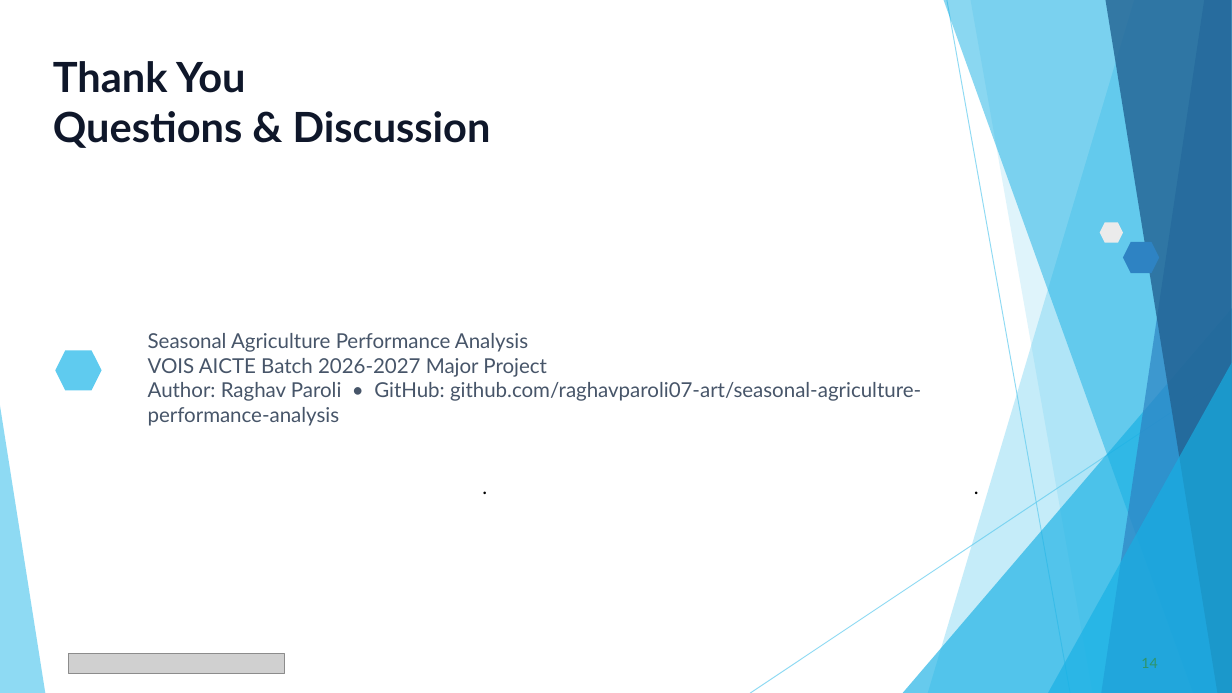
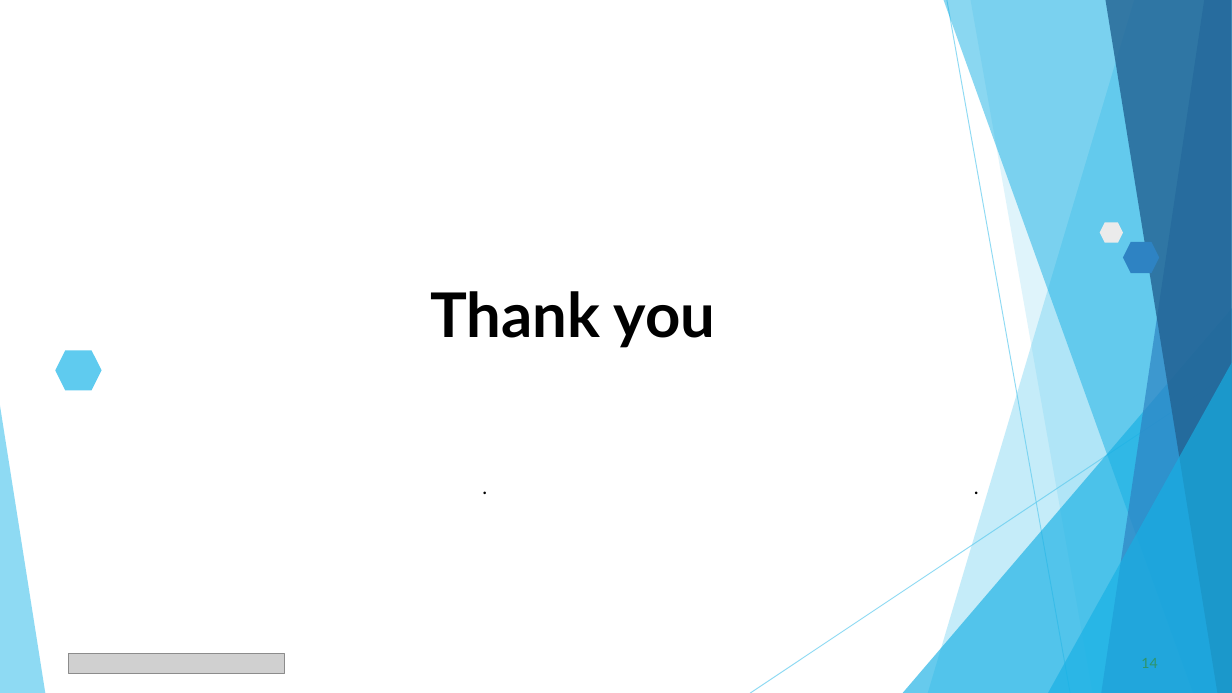
Before and after one commit to raghavparoli07-art/seasonal-agriculture-performance-analysis, a slide deck: slide 14 of presentation/Seasonal_Agriculture_Performance_Analysis.pptx. Drawn at 1232x693 pixels with LibreOffice and Linux fonts; fonts in the diff are those of the drawing; grey boxes stand for pictures. Boxes give left, top, right and bottom in pixels: in the first picture for what was removed or moved away, otherwise in the second. Text is boxed around its words. In the diff, an @@ line names an element or a change of style, - is before the commit and + after.

```diff
--- a/presentation/Seasonal_Agriculture_Performance_Analysis.pptx
+++ b/presentation/Seasonal_Agriculture_Performance_Analysis.pptx
@@ title at [430, 291, 716, 348]: text changed; size 32.4 to 48 pt; text colour #0F172A to #000000 @@
-Thank You
-Questions & Discussion
+Thank you
@@ text removed at [148, 333, 921, 426] @@
-Seasonal Agriculture Performance Analysis
-VOIS AICTE Batch 2026-2027 Major Project
-Author: Raghav Paroli • GitHub: github.com/raghavparoli07-art/seasonal-agriculture-performance-analysis
```
Also in this commit, not shown: 10 other slides changed, 3 slides added, 3 slides removed.
